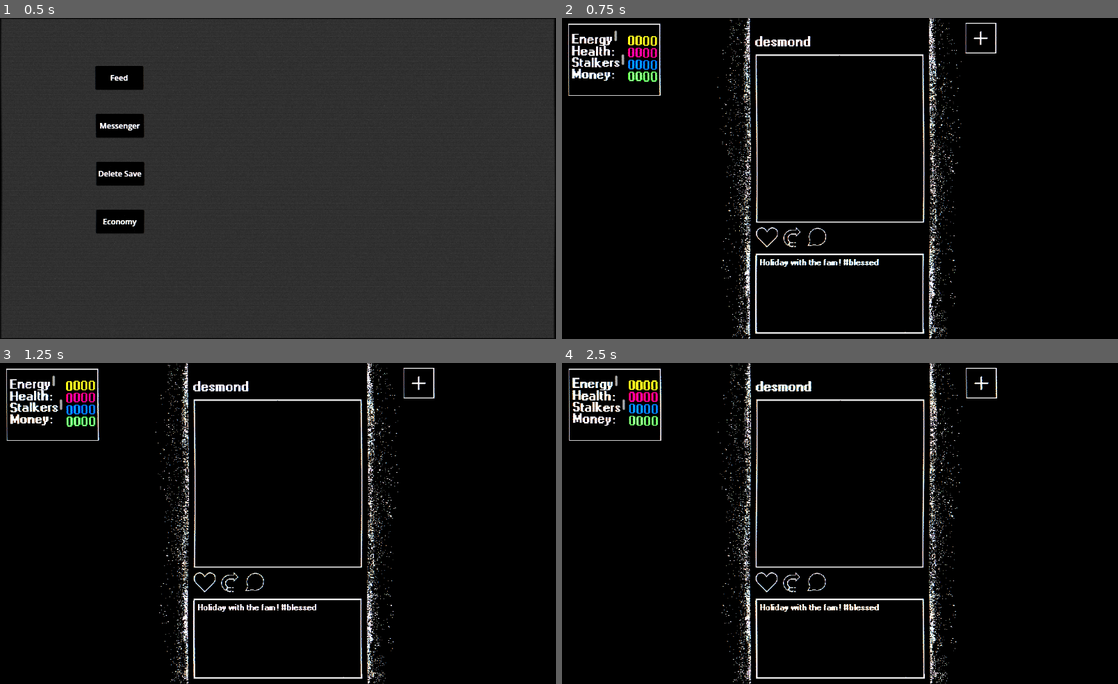
Above: before the commit, frames 1-4 (two rows, left to right).
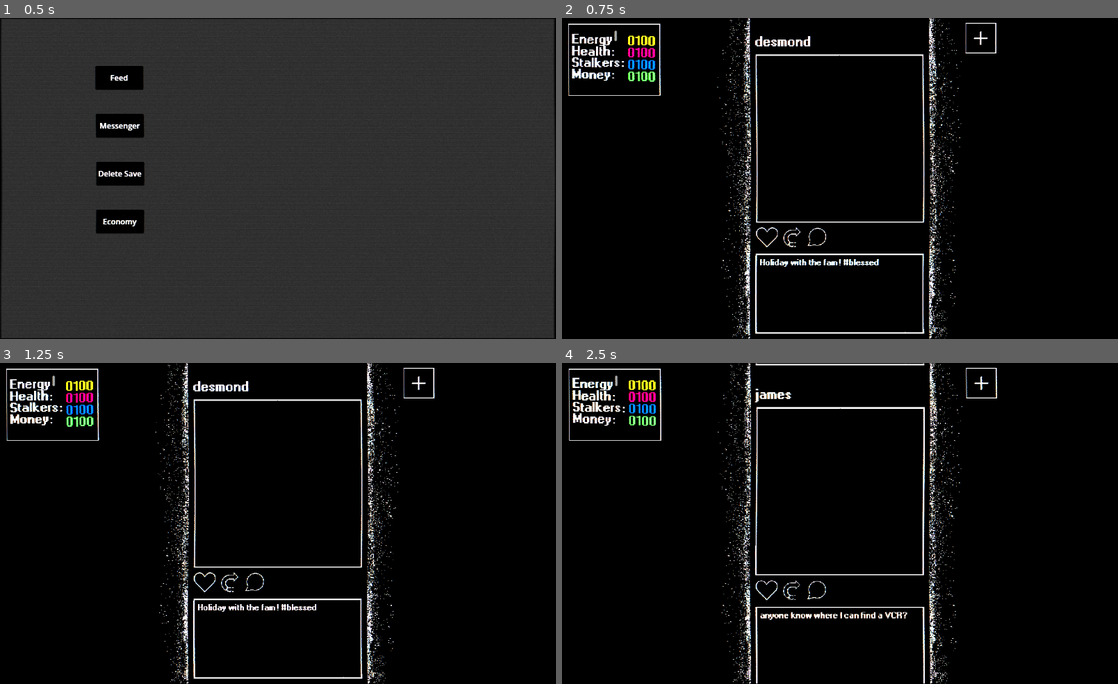
Above: after the commit, the same moments.

Repository: AdamCMunro/social-game
Game: Godot game, scene res://main.tscn
Same seed, same stepped clock (60 frames per second), same inputs: the game is played once before the commit and once after it.
Inputs (mouse positions are in pixels of both pictures, inside the frame that each line leads up to):
- Up to frame 1 (0.5 s): no input
- Up to frame 2 (0.75 s): click "Feed" at 0.5 s
- Up to frame 3 (1.25 s): no input
- Up to frame 4 (2.5 s): tap Enter at 1.25 s; move the mouse to (840, 523) at 1.27 s; click (840, 523) at 1.42 s; move the mouse to (840, 523) at 2.02 s; hold Down from 2.03 s (still down); click (840, 523) at 2.17 s

Frame 1 is identical in both runs. In frame 2, 0.5% of the frame differs, in the area x 5-18%, y 5-20%; in frame 3, 0.5%; in frame 4, 3.1%, in the area x 5-66%, y 0-100%.

Commit message:
added stat changes to posts in feed and implemented screen shake

Diff:
--- a/social-game/change_label.tscn
+++ b/social-game/change_label.tscn
@@ -3,11 +3,10 @@
 [ext_resource type="FontFile" uid="uid://colsx08shwr3g" path="res://fonts/windows-bold[1].ttf" id="1_k8ael"]
 
 [node name="ChangeLabel" type="RichTextLabel" unique_id=9742983]
-visible = false
-offset_left = 172.0
-offset_top = 38.0
-offset_right = 288.0
-offset_bottom = 92.0
+offset_left = 139.0
+offset_top = 5.0
+offset_right = 301.0
+offset_bottom = 130.0
 theme_override_colors/default_color = Color(0.41960785, 1, 0.41568628, 1)
 theme_override_constants/outline_size = 5
 theme_override_fonts/normal_font = ExtResource("1_k8ael")
--- a/social-game/feed.gd
+++ b/social-game/feed.gd
@@ -1,10 +1,16 @@
 extends Node2D
 
 @onready var post_scene = preload("res://post.tscn")
+@onready var change_label_scene = preload("res://change_label.tscn")
 @onready var main = get_parent()
 @onready var pause = main.get_node("Pause")
 @onready var player = main.get_node("Player")
 @onready var viewport_centre = get_viewport_rect().size / 2
+
+var money_colour = "#6bff6a"
+var health_colour = "#d0316c"
+var followers_colour = "#0072ff"
+var energy_colour = "#ece347"
 
 var current_post_seed = "000" #where first character is binary liked, second is binary reposted and third is 0-3 indicating if a comment was made
 
@@ -114,7 +120,7 @@
 	$CommentBox.full_text = full_arr
 
 func _input(event):
-	if is_scrolling:
+	if is_scrolling or commenting:
 		return
 
 	if event is InputEventMouseButton:
@@ -127,6 +133,12 @@
 			_trigger_scroll()
 		elif event.delta.y > 0.5 and feed_ended:
 			_final_scroll()
+	elif event is InputEventKey and event.pressed:
+		if event.keycode == KEY_DOWN and not event.is_echo():
+			if feed_ended:
+				_final_scroll()
+			else:
+				_trigger_scroll()
 
 
 func _trigger_scroll():
@@ -137,7 +149,7 @@
 		_reset_post(next_post)
 		var tween = _move_posts(current_post, next_post)
 		await tween.finished
-
+		_effect_stats()
 		if current_post_index + 1 < post_array.size() - 1:
 			_recycle_posts()
 		elif current_post_index + 1 == post_array.size() - 1:
@@ -356,3 +368,80 @@
 
 	push_error("Failed to parse JSON, or the root is not an Array.")
 	return []
+
+func _effect_stats():
+	var stats = _get_current_post_data().stats
+
+	if stats.energy != 0:
+		_change_stat("energy", stats.energy)
+		await get_tree().create_timer(0.5).timeout
+
+	if stats.health != 0:
+		_change_stat("health", stats.health)
+		await get_tree().create_timer(0.5).timeout
+
+	if stats.followers != 0:
+		_change_stat("followers", stats.followers)
+		await get_tree().create_timer(0.5).timeout
+
+	if stats.money != 0:
+		_change_stat("money", stats.money)
+
+
+
+func _change_stat(stat : String, value : int):
+	var text : String
+	var colour: String
+
+	match stat:
+		"energy":
+			colour = energy_colour
+			player._update_energy(player.energy + value)
+		"health":
+			colour = health_colour
+			player._update_health(player.health + value)
+		"followers":
+			colour = followers_colour
+			player._update_followers(player.followers + value)
+		"money":
+			colour = money_colour
+			player._update_money(player.money + value)
+
+	if value < 0:
+		text = str("[color=", colour, "]", value, "[/color]")
+		_show_change_label(text)
+		await get_tree().create_timer(0.2).timeout
+		main._shake()
+	else:
+		text = str("[color=", colour, "]+", value, "[/color]")
+		_show_change_label(text)
+
+func _show_change_label(text):
+	var label = _create_change_label()
+	label.text = text
+	await _animate_change_label(label).finished
+	label.visible = false
+	label.queue_free()
+
+func _create_change_label():
+	var instance = change_label_scene.instantiate()
+	instance.visible = false
+	instance.position = Vector2(172, 43)
+	add_child(instance)
+	return instance
+
+func _animate_change_label(label):
+	label.modulate.a = 0
+	label.position = Vector2(750, 450)
+	label.visible = true
+	var tween = create_tween()
+
+	tween.set_ease(Tween.EASE_IN_OUT)
+	tween.set_trans(Tween.TRANS_SINE)
+
+	tween.tween_property(label, "position:y", -125, 0.3).as_relative()
+	tween.parallel().tween_property(label, "modulate:a", 1, 0.2)
+	tween.tween_property(label, "position:y", 125, 0.4).as_relative()
+	tween.parallel().tween_property(label, "modulate:a", 0, 0.4)
+
+	return tween
--- a/social-game/like_button.gd
+++ b/social-game/like_button.gd
@@ -36,6 +36,7 @@
 	$Sprite2D.texture = load("res://assets/Like_Button_Liked.png")
 	pressed = true
 	feed.current_post_seed[0] = "1"
+	main._shake()
 
 func _unpress():
 	$Sprite2D.texture = load("res://assets/Like_Button.png")
--- a/social-game/main.gd
+++ b/social-game/main.gd
@@ -22,3 +22,16 @@
 
 func _append_today_seed(data):
 	today_seed = str(today_seed, data)
+
+func _shake():
+	var tween = create_tween()
+
+	tween.set_ease(Tween.EASE_IN_OUT)
+	tween.set_trans(Tween.TRANS_SINE)
+
+	tween.tween_property(self, "position", Vector2(5, 8), 0.02)
+	tween.tween_property(self, "position", Vector2(-5, -1), 0.03)
+	tween.tween_property(self, "position", Vector2(8, -7), 0.02)
+	tween.tween_property(self, "position", Vector2(-3, 2), 0.01)
+	tween.tween_property(self, "position", Vector2(1, -1), 0.04)
+	tween.tween_property(self, "position", Vector2.ZERO, 0.02)
--- a/social-game/player.gd
+++ b/social-game/player.gd
@@ -27,7 +27,10 @@
 		var card_instance = card_scene.instantiate()
 		deck.append(card_instance)
 		card_instance.get_node("CardBody/CardName").text = str("Card Name ", i)
-
+	_update_energy(100)
+	_update_health(100)
+	_update_followers(100)
+	_update_money(100)
 
 # Called every frame. 'delta' is the elapsed time since the previous frame.
 func _process(delta: float) -> void:
--- a/social-game/player.tscn
+++ b/social-game/player.tscn
@@ -64,7 +64,7 @@
 [node name="FollowersLabel" type="RichTextLabel" parent="StatBlock" unique_id=1862476686]
 offset_left = 23.0
 offset_top = 94.0
-offset_right = 168.0
+offset_right = 212.0
 offset_bottom = 143.0
 theme_override_fonts/normal_font = ExtResource("2_i3pqv")
 theme_override_font_sizes/normal_font_size = 36
--- a/social-game/posts/post_dict.json
+++ b/social-game/posts/post_dict.json
@@ -3,28 +3,48 @@
 "caption":"Holiday with the fam! #blessed",
 "options":[{"option":"Awesome!","full":"Awesome!"},
 			{"option":"Must be nice","full":"Must be nice"},
-			{"option":"gay","full":"What kind of gay ass shit is that"}]},
+			{"option":"gay","full":"What kind of gay ass shit is that"}],
+"stats":{"energy":0,
+		"health":0,
+		"followers":0,
+		"money":0}},
 {"id":1,
 "user":"james",
 "caption":"anyone know where I can find a VCR?",
 "options":[{"option":"HMV","full":"You try HMV?"},
 			{"option":"A VCR?","full":"A VCR? Brother how old are you?"},
-			{"option":"Be kind rewind","full":"Be kind rewind"}]},
+			{"option":"Be kind rewind","full":"Be kind rewind"}],
+"stats":{"energy":5,
+		"health":10,
+		"followers":-3,
+		"money":100}},
 {"id":2,
 "user":"alan",
 "caption":"Found this while clearing out. Really brings back memories",
 "options":[{"option":"Woah, same","full":"OMG I used to have one of those!!!"},
 			{"option":"You liked those?","full":"Cant believe you bought one of those ugh"},
-			{"option":"Old ass","full":"old ass"}]},
+			{"option":"Old ass","full":"old ass"}],
+"stats":{"energy":0,
+		"health":0,
+		"followers":0,
+		"money":0}},
 {"id":3,
 "user":"kreeb",
 "caption":"a night to remember",
 "options":[{"option":"Looks fun","full":"Damn, must've been the best"},
 			{"option":"A post to forget","full":"A post to forget"},
-			{"option":"Lame","full":"Jesus your life must be soooo interesting"}]},
+			{"option":"Lame","full":"Jesus your life must be soooo interesting"}],
+"stats":{"energy":0,
+		"health":0,
+		"followers":0,
+		"money":0}},
 {"id":4,
 "user":"test",
 "caption":"test",
 "options":[{"option":"test 1","full":"test 1 full"},
 			{"option":"test 2","full":"test 2 full"},
-			{"option":"test 3","full":"test 3 full"}]}]
+			{"option":"test 3","full":"test 3 full"}],
+"stats":{"energy":0,
+		"health":0,
+		"followers":0,
+		"money":0}},]
